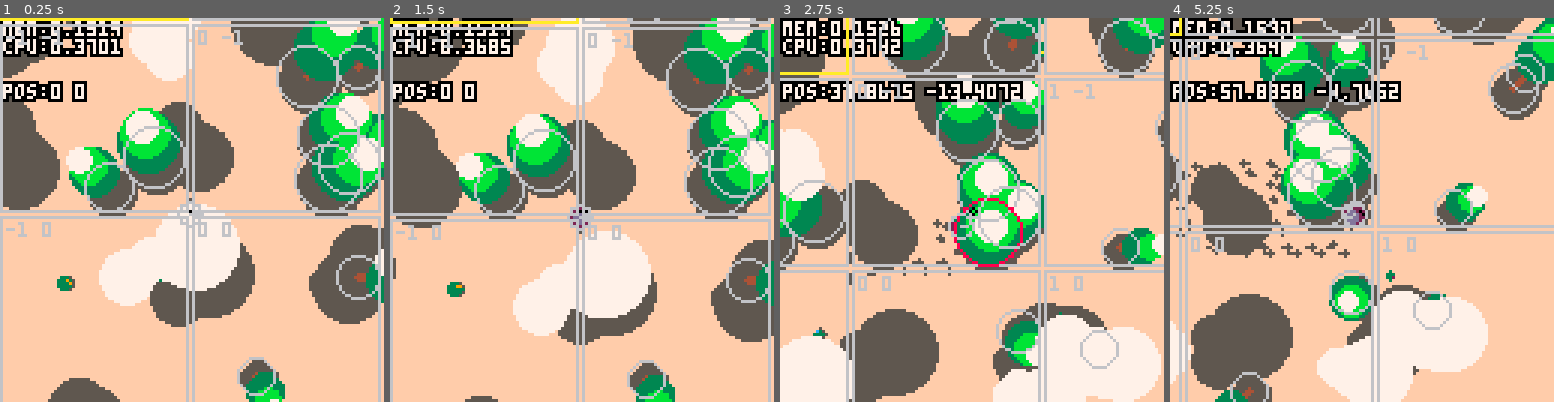
Above: before the commit, frames 1-4 (left to right).
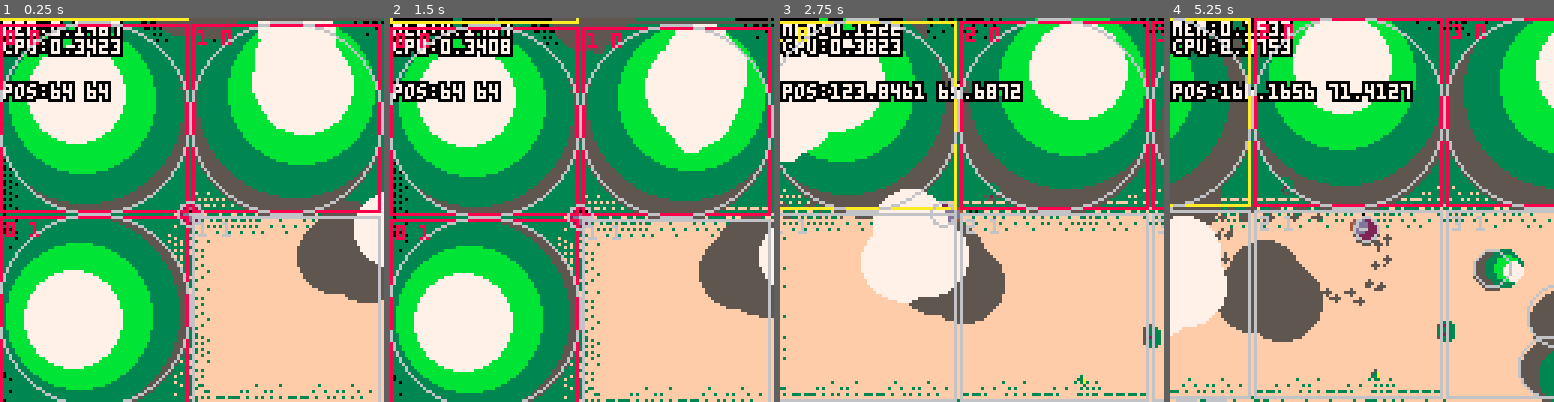
Above: after the commit, the same moments.

Repository: seleb/DuckDuckOnTheLoose
Game: PICO-8 cartridge forest.p8
Two runs of this game, one before a commit and one after it. Both use one fixed random seed, a clock stepped at 60 frames per second and the inputs below.
Inputs:
- Up to frame 1 (0.25 s): no input
- Up to frame 2 (1.5 s): no input
- Up to frame 3 (2.75 s): hold Right 1.6-2.1 s; hold Up 2.15-2.42 s; hold Right from 2.47 s (still down)
- Up to frame 4 (5.25 s): release Right at 3.03 s; hold Left 3.08-3.58 s; hold Down 3.63-3.97 s; hold Right 4.02-4.68 s; hold Up 4.73-5.03 s; hold Left from 5.08 s (still down)

The runs differ from the first frame. In frame 1, 74% of the frame differs, in the area x 0-100%, y 0-100%; in frame 2, 76%; in frame 3, 76%; in frame 4, 74%.

Commit message:
terrain update
-cell bounds are 0,0 to x,y instead of -x,-y to x,y
-individual cells draw their background instead of just clearing the
screen
-cell background pulled from bottom half of spritesheet
-random sprites used to transition cell edges
-renamed variables starting with "_" (I use it as a function argument
convention, but PocketCHIP doesn't like it)

Diff:
--- a/forest.p8
+++ b/forest.p8
@@ -8,8 +8,8 @@
  return rnd(max(0,v[2]-v[1]))+v[1]
 end
 
-function lerp(_from,_to,_t)
- return _from+_t*(_to-_from)
+function lerp(from,to,t)
+ return from+t*(to-from)
 end
 
 -- cubic in-out
@@ -25,37 +25,37 @@
  return v-flr(abs(v))*sgn(v)
 end
 
-function v_add(_a,_b)
- return {_a[1]+_b[1],_a[2]+_b[2]}
-end
-function v_sub(_a,_b)
- return {_a[1]-_b[1],_a[2]-_b[2]}
-end
-function v_mul(_v,_s)
- return {_v[1]*_s,_v[2]*_s}
-end
-function v_div(_v,_s)
- if _s != 0 then
-  return {_v[1]/_s,_v[2]/_s}
+function v_add(a,b)
+ return {a[1]+b[1],a[2]+b[2]}
+end
+function v_sub(a,b)
+ return {a[1]-b[1],a[2]-b[2]}
+end
+function v_mul(v,s)
+ return {v[1]*s,v[2]*s}
+end
+function v_div(v,s)
+ if s != 0 then
+  return {v[1]/s,v[2]/s}
  else
   return {0,0}
  end
 end
-function v_len(_v)
- return sqrt(_v[1]*_v[1]+_v[2]*_v[2])
-end
-function v_normalize(_v)
- return v_div(_v,v_len(_v))
-end
-function v_lerp(_a,_b,_t)
- return{lerp(_a[1],_b[1],_t),lerp(_a[2],_b[2],_t)}
-end
-function v_dist(_a,_b)
- return v_len(v_sub(_a,_b))
+function v_len(v)
+ return sqrt(v[1]*v[1]+v[2]*v[2])
+end
+function v_normalize(v)
+ return v_div(v,v_len(v))
+end
+function v_lerp(a,b,t)
+ return{lerp(a[1],b[1],t),lerp(a[2],b[2],t)}
+end
+function v_dist(a,b)
+ return v_len(v_sub(a,b))
 end
 
 function _init()
- srand(10) --for testing
+ --srand(10) --for testing
  seed=rnd()
 
  shadow_offset=v_normalize({2,3})
@@ -70,7 +70,10 @@
  cells.h=64
  cells.fill_x=flr(128/cells.w+0.5)
  cells.fill_y=flr(128/cells.h+0.5)
- cells.bounds={4,4}
+ cells.bounds={128,64}
+ cells.bound_str=2
+
+ cells.colours={15,3,11}
 
  trees={}
  trees.height_range={10,25}
@@ -100,7 +103,7 @@
 
  --player
  p={}
- p.p={0,0}
+ p.p={64,64}
  p.v={0,0}
  p.speed={0.7,0.7}
  p.max_speed=3
@@ -219,21 +222,36 @@
  local x=a+cells.current[1]
  local y=b+cells.current[2]
 
- srand(seed+x*(cells.bounds[1]*2)+y)
+ c.seed=seed+x*(cells.bounds[1]*2)+y
+ srand(c.seed)
 
  c.trees={}
 
  c.trees.a={}
- c.trees.freq=rnd(0.25)
-
+ c.trees.freq=ease(rnd(0.5))
+
+ c.c=sget(x,y+64)
+ c.edges={}
+ for u=-1,1 do
+  c.edges[u]={}
+ for v=-1,1 do
+  c.edges[u][v]=sget(x+u,y+v+64)
+ end
+ end
 
 
  if
-  abs(x) > cells.bounds[1] or
-  abs(y) > cells.bounds[2] then
+  x >= cells.bounds[1] or
+  y >= cells.bounds[2] or
+  x < 0 or
+  y < 0 then
   -- blank space
- elseif abs(x)==cells.bounds[1] or abs(y)==cells.bounds[2] then
-  -- corners
+ elseif
+  x==cells.bounds[1]-1 or
+  y==cells.bounds[2]-1 or
+  x==0 or
+  y==0 then
+  -- boundaries
   local t={}
   t.height=range(trees.height_range)
   t.girth=min(cells.w,cells.h)/2
@@ -383,16 +401,16 @@
  -- boundaries
  local x=p.p[1]/cells.w
  local y=p.p[2]/cells.h
- if x > cells.bounds[1] then
-  p.v[1] -= (x-cells.bounds[1])*10
- elseif x < -cells.bounds[1]+1 then
-  p.v[1] -= (x+cells.bounds[1]-1)*10
- end
-
- if y > cells.bounds[2] then
-  p.v[2] -= (y-cells.bounds[2])*10
- elseif y < -cells.bounds[2]+1 then
-  p.v[2] -= (y+cells.bounds[2]-1)*10
+ if x > cells.bounds[1]-1 then
+  p.v[1] -= (x-cells.bounds[1]+1)*cells.bound_str
+ elseif x < 1 then
+  p.v[1] -= (x-1)*cells.bound_str
+ end
+
+ if y > cells.bounds[2]-1 then
+  p.v[2] -= (y-cells.bounds[2]+1)*cells.bound_str
+ elseif y < 1 then
+  p.v[2] -= (y-1)*cells.bound_str
  end
 end
 
@@ -477,9 +495,7 @@
 end
 
 function _draw()
- camera(0,0)
- color(15)
- rectfill(0,0,127,127)
+ draw_bg()
 
  camera(cam.p[1],cam.p[2])
 
@@ -496,6 +512,55 @@
  draw_clouds(false)
 
  draw_debug()
+end
+
+function draw_bg()
+ camera(cam.p[1],cam.p[2])
+
+ for a=0,cells.fill_x do
+ for b=0,cells.fill_y do
+
+ x=(cells.current[1]+a)*cells.w
+ y=(cells.current[2]+b)*cells.h
+
+ local cell=cells.a[a][b]
+
+ rectfill(x,y,x+cells.w,y+cells.h,cell.c)
+ srand(cell.seed)
+
+ local c=cell.edges[1][0]
+ if c!=cell.c then
+  pal(7,c)
+  for v=0,cells.h/8 do
+   spr(4+flr(rnd(4))*16,x+cells.w-8, y+v*8)
+  end
+ end
+ c=cell.edges[-1][0]
+ if c!=cell.c then
+  pal(7,c)
+  for v=0,cells.h/8 do
+   spr(3+flr(rnd(4))*16,x, y+v*8)
+  end
+ end
+ c=cell.edges[0][-1]
+ if c!=cell.c then
+  pal(7,c)
+  for u=0,cells.w/8 do
+   spr(2+flr(rnd(4))*16,x+u*8, y)
+  end
+ end
+ c=cell.edges[0][1]
+ if c!=cell.c then
+  pal(7,c)
+  for u=0,cells.w/8 do
+   spr(1+flr(rnd(8))*16,x+u*8, y+cells.h-8)
+  end
+ end
+
+ end
+ end
+
+ pal(7,7)
 end
 
 function draw_footprints()
@@ -653,9 +718,17 @@
  for y=cells.current[2],cells.current[2]+cells.fill_y do
  if x==cells.current[1] and y==cells.current[2] then
   color(10)
- elseif abs(x)==cells.bounds[1] or abs(y)==cells.bounds[2] then
+ elseif
+  x==cells.bounds[1] or
+  y==cells.bounds[2] or
+  x==0 or
+  y==0 then
   color(8)
- elseif abs(x)>cells.bounds[1] or abs(y)>cells.bounds[2] then
+ elseif
+  x>cells.bounds[1] or
+  y>cells.bounds[2] or
+  x<0 or
+  y<0 then
   color(5)
  else
   color(6)
@@ -689,14 +762,14 @@
  p.p[2]+p.r*sin(p.a))
 end
 
-function print_ol(_s,_x,_y,_c1,_c2)
- color(_c1)
- for x=_x-1,_x+1 do
- for y=_y-1,_y+1 do
-  print(_s,x,y)
- end
- end
- print(_s,_x,_y,_c2)
+function print_ol(s,x,y,c1,c2)
+ color(c1)
+ for u=x-1,x+1 do
+ for v=y-1,y+1 do
+  print(s,u,v)
+ end
+ end
+ print(s,x,y,c2)
 end
 
 
@@ -831,165 +904,165 @@
 0000000000000000000000000000000000000000000000000000000000000000000000000000000000000000000000000000000000000000000000000000000000000000000000000000000000000000000000000000000000000000000000000000000000000000000000000000000000000000000000000000000000000000
 0000000000000000000000000000000000000000000000000000000000000000000000000000000000000000000000000000000000000000000000000000000000000000000000000000000000000000000000000000000000000000000000000000000000000000000000000000000000000000000000000000000000000000
 __map__
-0000000000000000000000000000000000000000000000000000000000000000000000000000000000000000000000000000000000000000000000000000000000000000000000000000000000000000000000000000000000000000000000000000000000000000000000000000000000000000000000000000000000000000
-0000000000000000000000000000000000000000000000000000000000000000000000000000000000000000000000000000000000000000000000000000000000000000000000000000000000000000000000000000000000000000000000000000000000000000000000000000000000000000000000000000000000000000
-0000000000000000000000000000000000000000000000000000000000000000000000000000000000000000000000000000000000000000000000000000000000000000000000000000000000000000000000000000000000000000000000000000000000000000000000000000000000000000000000000000000000000000
-0000000000000000000000000000000000000000000000000000000000000000000000000000000000000000000000000000000000000000000000000000000000000000000000000000000000000000000000000000000000000000000000000000000000000000000000000000000000000000000000000000000000000000
-0000000000000000000000000000000000000000000000000000000000000000000000000000000000000000000000000000000000000000000000000000000000000000000000000000000000000000000000000000000000000000000000000000000000000000000000000000000000000000000000000000000000000000
-0000000000000000000000000000000000000000000000000000000000000000000000000000000000000000000000000000000000000000000000000000000000000000000000000000000000000000000000000000000000000000000000000000000000000000000000000000000000000000000000000000000000000000
-0000000000000000000000000000000000000000000000000000000000000000000000000000000000000000000000000000000000000000000000000000000000000000000000000000000000000000000000000000000000000000000000000000000000000000000000000000000000000000000000000000000000000000
-0000000000000000000000000000000000000000000000000000000000000000000000000000000000000000000000000000000000000000000000000000000000000000000000000000000000000000000000000000000000000000000000000000000000000000000000000000000000000000000000000000000000000000
-0000000000000000000000000000000000000000000000000000000000000000000000000000000000000000000000000000000000000000000000000000000000000000000000000000000000000000000000000000000000000000000000000000000000000000000000000000000000000000000000000000000000000000
-0000000000000000000000000000000000000000000000000000000000000000000000000000000000000000000000000000000000000000000000000000000000000000000000000000000000000000000000000000000000000000000000000000000000000000000000000000000000000000000000000000000000000000
-0000000000000000000000000000000000000000000000000000000000000000000000000000000000000000000000000000000000000000000000000000000000000000000000000000000000000000000000000000000000000000000000000000000000000000000000000000000000000000000000000000000000000000
-0000000000000000000000000000000000000000000000000000000000000000000000000000000000000000000000000000000000000000000000000000000000000000000000000000000000000000000000000000000000000000000000000000000000000000000000000000000000000000000000000000000000000000
-0000000000000000000000000000000000000000000000000000000000000000000000000000000000000000000000000000000000000000000000000000000000000000000000000000000000000000000000000000000000000000000000000000000000000000000000000000000000000000000000000000000000000000
-0000000000000000000000000000000000000000000000000000000000000000000000000000000000000000000000000000000000000000000000000000000000000000000000000000000000000000000000000000000000000000000000000000000000000000000000000000000000000000000000000000000000000000
-0000000000000000000000000000000000000000000000000000000000000000000000000000000000000000000000000000000000000000000000000000000000000000000000000000000000000000000000000000000000000000000000000000000000000000000000000000000000000000000000000000000000000000
-0000000000000000000000000000000000000000000000000000000000000000000000000000000000000000000000000000000000000000000000000000000000000000000000000000000000000000000000000000000000000000000000000000000000000000000000000000000000000000000000000000000000000000
-0000000000000000000000000000000000000000000000000000000000000000000000000000000000000000000000000000000000000000000000000000000000000000000000000000000000000000000000000000000000000000000000000000000000000000000000000000000000000000000000000000000000000000
-0000000000000000000000000000000000000000000000000000000000000000000000000000000000000000000000000000000000000000000000000000000000000000000000000000000000000000000000000000000000000000000000000000000000000000000000000000000000000000000000000000000000000000
-0000000000000000000000000000000000000000000000000000000000000000000000000000000000000000000000000000000000000000000000000000000000000000000000000000000000000000000000000000000000000000000000000000000000000000000000000000000000000000000000000000000000000000
-0000000000000000000000000000000000000000000000000000000000000000000000000000000000000000000000000000000000000000000000000000000000000000000000000000000000000000000000000000000000000000000000000000000000000000000000000000000000000000000000000000000000000000
-0000000000000000000000000000000000000000000000000000000000000000000000000000000000000000000000000000000000000000000000000000000000000000000000000000000000000000000000000000000000000000000000000000000000000000000000000000000000000000000000000000000000000000
-0000000000000000000000000000000000000000000000000000000000000000000000000000000000000000000000000000000000000000000000000000000000000000000000000000000000000000000000000000000000000000000000000000000000000000000000000000000000000000000000000000000000000000
-0000000000000000000000000000000000000000000000000000000000000000000000000000000000000000000000000000000000000000000000000000000000000000000000000000000000000000000000000000000000000000000000000000000000000000000000000000000000000000000000000000000000000000
-0000000000000000000000000000000000000000000000000000000000000000000000000000000000000000000000000000000000000000000000000000000000000000000000000000000000000000000000000000000000000000000000000000000000000000000000000000000000000000000000000000000000000000
-0000000000000000000000000000000000000000000000000000000000000000000000000000000000000000000000000000000000000000000000000000000000000000000000000000000000000000000000000000000000000000000000000000000000000000000000000000000000000000000000000000000000000000
-0000000000000000000000000000000000000000000000000000000000000000000000000000000000000000000000000000000000000000000000000000000000000000000000000000000000000000000000000000000000000000000000000000000000000000000000000000000000000000000000000000000000000000
-0000000000000000000000000000000000000000000000000000000000000000000000000000000000000000000000000000000000000000000000000000000000000000000000000000000000000000000000000000000000000000000000000000000000000000000000000000000000000000000000000000000000000000
-0000000000000000000000000000000000000000000000000000000000000000000000000000000000000000000000000000000000000000000000000000000000000000000000000000000000000000000000000000000000000000000000000000000000000000000000000000000000000000000000000000000000000000
-0000000000000000000000000000000000000000000000000000000000000000000000000000000000000000000000000000000000000000000000000000000000000000000000000000000000000000000000000000000000000000000000000000000000000000000000000000000000000000000000000000000000000000
-0000000000000000000000000000000000000000000000000000000000000000000000000000000000000000000000000000000000000000000000000000000000000000000000000000000000000000000000000000000000000000000000000000000000000000000000000000000000000000000000000000000000000000
-0000000000000000000000000000000000000000000000000000000000000000000000000000000000000000000000000000000000000000000000000000000000000000000000000000000000000000000000000000000000000000000000000000000000000000000000000000000000000000000000000000000000000000
-0000000000000000000000000000000000000000000000000000000000000000000000000000000000000000000000000000000000000000000000000000000000000000000000000000000000000000000000000000000000000000000000000000000000000000000000000000000000000000000000000000000000000000
-…(130 lines of a section not shown)…
+0f0f0f0f0f0f0000000000000000000000000000000000000000000000000000000000000000000000000000000000000000000000000000000000000000000000000000000000000000000000000000000000000000000000000000000000000000000000000000000000000000000000000000000000000000000000000000
+0f0d0d0d0d0f0000000000000000000000000000000000000000000000000000000000000000000000000000000000000000000000000000000000000000000000000000000000000000000000000000000000000000000000000000000000000000000000000000000000000000000000000000000000000000000000000000
+0f0d0d0e0c0c0c0c0c0c0c0c0c00000000000000000000000000000000000000000000000000000000000000000000000000000000000000000000000000000000000000000000000000000000000000000000000000000000000000000000000000000000000000000000000000000000000000000000000000000000000000
+0f0d0d0d0d0f0c0e0e0e0e0e0c0c0c0c00000000000000000000000000000000000000000000000000000000000000000000000000000000000000000000000000000000000000000000000000000000000000000000000000000000000000000000000000000000000000000000000000000000000000000000000000000000
+0f0d0d0d0d0f0c0e0c0c0c0e0e0e0e0c00000000000000000000000000000000000000000000000000000000000000000000000000000000000000000000000000000000000000000000000000000000000000000000000000000000000000000000000000000000000000000000000000000000000000000000000000000000
+0f0f0f0f0f0f0c0c0c000c0c0c0c0e0c00000000000000000000000000000000000000000000000000000000000000000000000000000000000000000000000000000000000000000000000000000000000000000000000000000000000000000000000000000000000000000000000000000000000000000000000000000000
+000000000000000000000000000c0c0c00000000000000000000000000000000000000000000000000000000000000000000000000000000000000000000000000000000000000000000000000000000000000000000000000000000000000000000000000000000000000000000000000000000000000000000000000000000
+00000000000000000000000000000c0000000000000000000000000000000000000000000000000000000000000000000000000000000000000000000000000000000000000000000000000000000000000000000000000000000000000000000000000000000000000000000000000000000000000000000000000000000000
+0000000000000000000000000000000000000000000000000000000000000000000000000000000000000000000000000000000000000000000000000000000000000000000000000000000000000000000000000000000000000000000000000000000000000000000000000000000000000000000000000000000000000000
+0000000000000000000000000000000000000000000000000000000000000000000000000000000000000000000000000000000000000000000000000000000000000000000000000000000000000000000000000000000000000000000000000000000000000000000000000000000000000000000000000000000000000000
+0000000000000000000000000000000000000000000000000000000000000000000000000000000000000000000000000000000000000000000000000000000000000000000000000000000000000000000000000000000000000000000000000000000000000000000000000000000000000000000000000000000000000000
+0000000000000000000000000000000000000000000000000000000000000000000000000000000000000000000000000000000000000000000000000000000000000000000000000000000000000000000000000000000000000000000000000000000000000000000000000000000000000000000000000000000000000000
+0000000000000000000000000000000000000000000000000000000000000000000000000000000000000000000000000000000000000000000000000000000000000000000000000000000000000000000000000000000000000000000000000000000000000000000000000000000000000000000000000000000000000000
+0000000000000000000000000000000000000000000000000000000000000000000000000000000000000000000000000000000000000000000000000000000000000000000000000000000000000000000000000000000000000000000000000000000000000000000000000000000000000000000000000000000000000000
+0000000000000000000000000000000000000000000000000000000000000000000000000000000000000000000000000000000000000000000000000000000000000000000000000000000000000000000000000000000000000000000000000000000000000000000000000000000000000000000000000000000000000000
+0000000000000000000000000000000000000000000000000000000000000000000000000000000000000000000000000000000000000000000000000000000000000000000000000000000000000000000000000000000000000000000000000000000000000000000000000000000000000000000000000000000000000000
+0000000000000000000000000000000000000000000000000000000000000000000000000000000000000000000000000000000000000000000000000000000000000000000000000000000000000000000000000000000000000000000000000000000000000000000000000000000000000000000000000000000000000000
+0000000000000000000000000000000000000000000000000000000000000000000000000000000000000000000000000000000000000000000000000000000000000000000000000000000000000000000000000000000000000000000000000000000000000000000000000000000000000000000000000000000000000000
+0000000000000000000000000000000000000000000000000000000000000000000000000000000000000000000000000000000000000000000000000000000000000000000000000000000000000000000000000000000000000000000000000000000000000000000000000000000000000000000000000000000000000000
+0000000000000000000000000000000000000000000000000000000000000000000000000000000000000000000000000000000000000000000000000000000000000000000000000000000000000000000000000000000000000000000000000000000000000000000000000000000000000000000000000000000000000000
+0000000000000000000000000000000000000000000000000000000000000000000000000000000000000000000000000000000000000000000000000000000000000000000000000000000000000000000000000000000000000000000000000000000000000000000000000000000000000000000000000000000000000000
+0000000000000000000000000000000000000000000000000000000000000000000000000000000000000000000000000000000000000000000000000000000000000000000000000000000000000000000000000000000000000000000000000000000000000000000000000000000000000000000000000000000000000000
+0000000000000000000000000000000000000000000000000000000000000000000000000000000000000000000000000000000000000000000000000000000000000000000000000000000000000000000000000000000000000000000000000000000000000000000000000000000000000000000000000000000000000000
+0000000000000000000000000000000000000000000000000000000000000000000000000000000000000000000000000000000000000000000000000000000000000000000000000000000000000000000000000000000000000000000000000000000000000000000000000000000000000000000000000000000000000000
+0000000000000000000000000000000000000000000000000000000000000000000000000000000000000000000000000000000000000000000000000000000000000000000000000000000000000000000000000000000000000000000000000000000000000000000000000000000000000000000000000000000000000000
+0000000000000000000000000000000000000000000000000000000000000000000000000000000000000000000000000000000000000000000000000000000000000000000000000000000000000000000000000000000000000000000000000000000000000000000000000000000000000000000000000000000000000000
+0000000000000000000000000000000000000000000000000000000000000000000000000000000000000000000000000000000000000000000000000000000000000000000000000000000000000000000000000000000000000000000000000000000000000000000000000000000000000000000000000000000000000000
+0000000000000000000000000000000000000000000000000000000000000000000000000000000000000000000000000000000000000000000000000000000000000000000000000000000000000000000000000000000000000000000000000000000000000000000000000000000000000000000000000000000000000000
+0000000000000000000000000000000000000000000000000000000000000000000000000000000000000000000000000000000000000000000000000000000000000000000000000000000000000000000000000000000000000000000000000000000000000000000000000000000000000000000000000000000000000000
+0000000000000000000000000000000000000000000000000000000000000000000000000000000000000000000000000000000000000000000000000000000000000000000000000000000000000000000000000000000000000000000000000000000000000000000000000000000000000000000000000000000000000000
+0000000000000000000000000000000000000000000000000000000000000000000000000000000000000000000000000000000000000000000000000000000000000000000000000000000000000000000000000000000000000000000000000000000000000000000000000000000000000000000000000000000000000000
+0000000000000000000000000000000000000000000000000000000000000000000000000000000000000000000000000000000000000000000000000000000000000000000000000000000000000000000000000000000000000000000000000000000000000000000000000000000000000000000000000000000000000000
+…(130 lines of a section not shown)…
Not shown, changed: 128 lines of the sprite sheet (__gfx__) section of forest.p8
